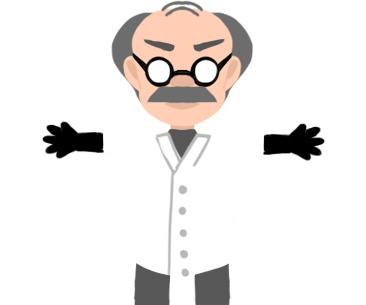
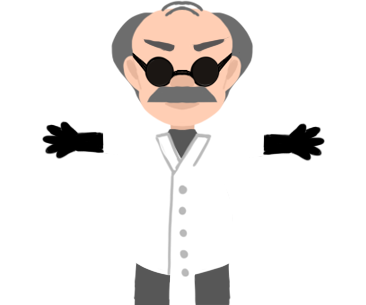
Before/after of a 366x305 layered artwork. What changed in the layer stack:
added layer "visage fermé" above "visage panique" over [146, 57, 219, 87]
showed "visage panique" over [149, 59, 216, 87]
